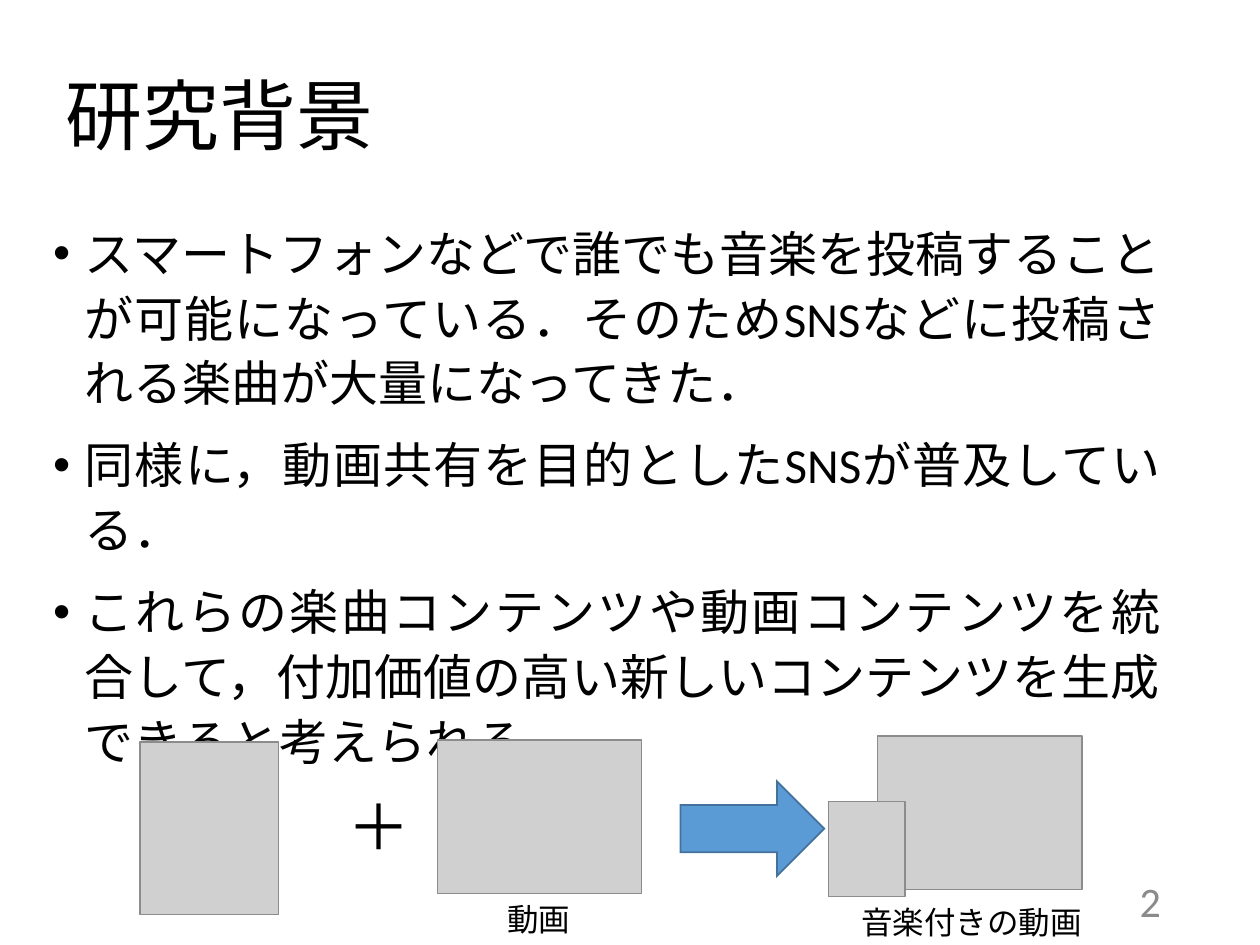
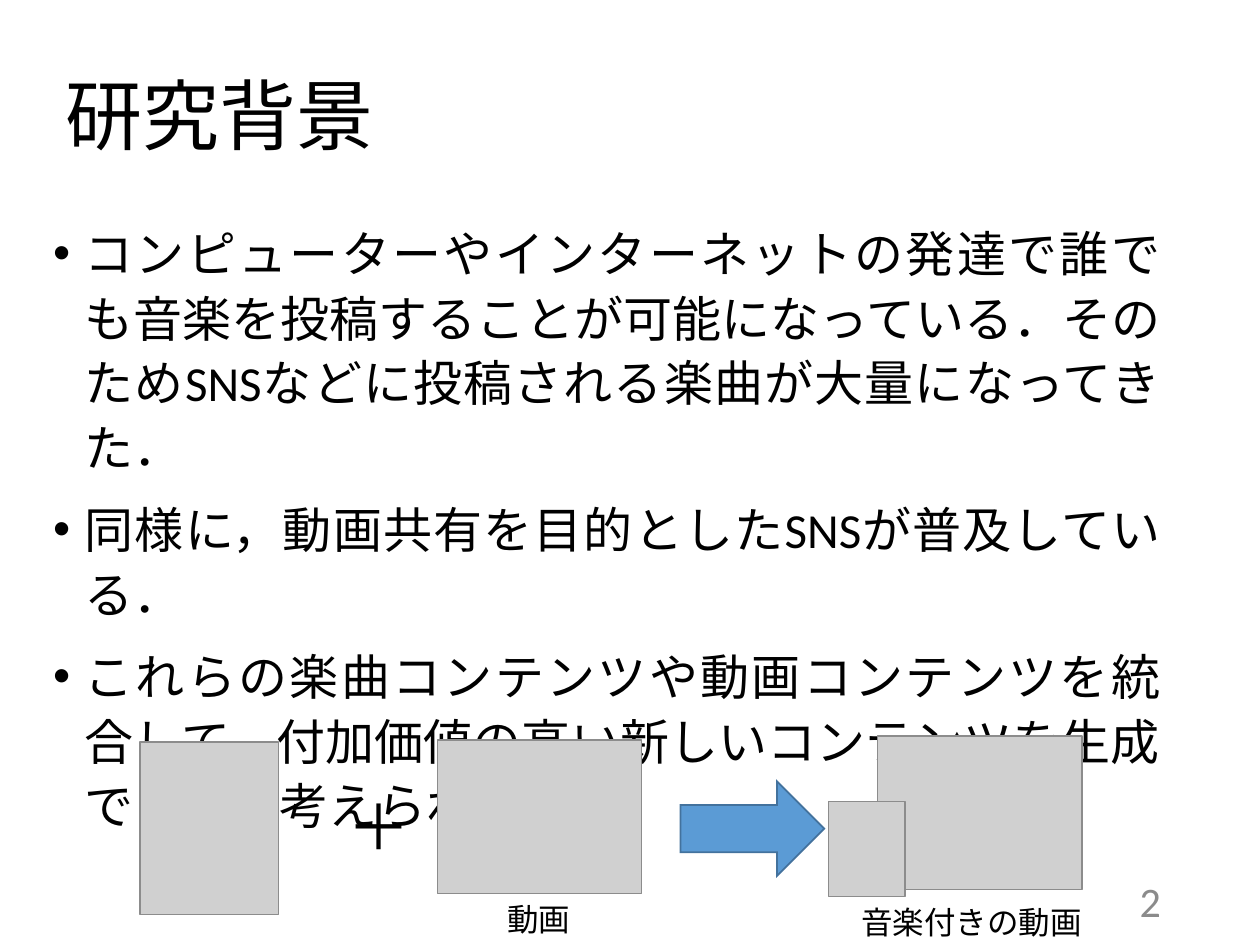
Before and after one commit to kait-takanolab/1821144-yoshii-thesis, a slide deck: slide 2 of 発表用スライド/1821144_yoshii_thesis_ver.pptx. Drawn at 1260x945 pixels with LibreOffice and Linux fonts; fonts in the diff are those of the drawing; grey boxes stand for pictures. Boxes give left, top, right and bottom in pixels: in the first picture for what was removed or moved away, otherwise in the second. Text is boxed around its words. In the diff, an @@ line names an element or a change of style, - is before the commit and + after.

```diff
--- a/発表用スライド/1821144_yoshii_thesis_ver.pptx
+++ b/発表用スライド/1821144_yoshii_thesis_ver.pptx
@@ text at (85,230,1161,405): text changed @@
-• スマートフォンなどで誰でも音楽を投稿することが可能になっている．そのためSNSなどに投稿される楽曲が大量になってきた．
+• コンピューターやインターネットの発達で誰でも音楽を投稿することが可能になっている．そのためSNSなどに投稿される楽曲が大量になってきた．
```
Also in this commit, not shown: 1 other slide changed, 2 other files.
